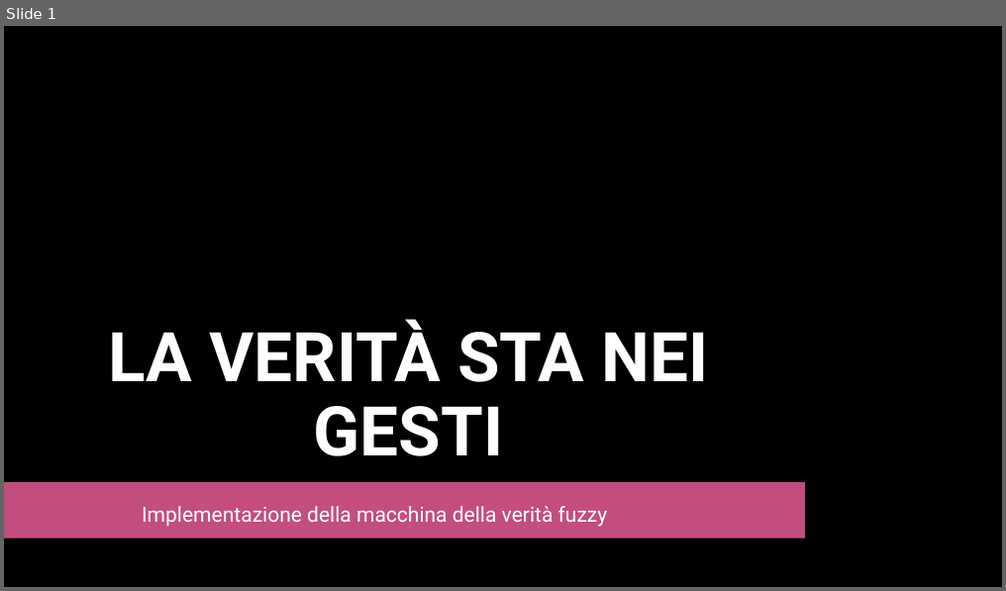
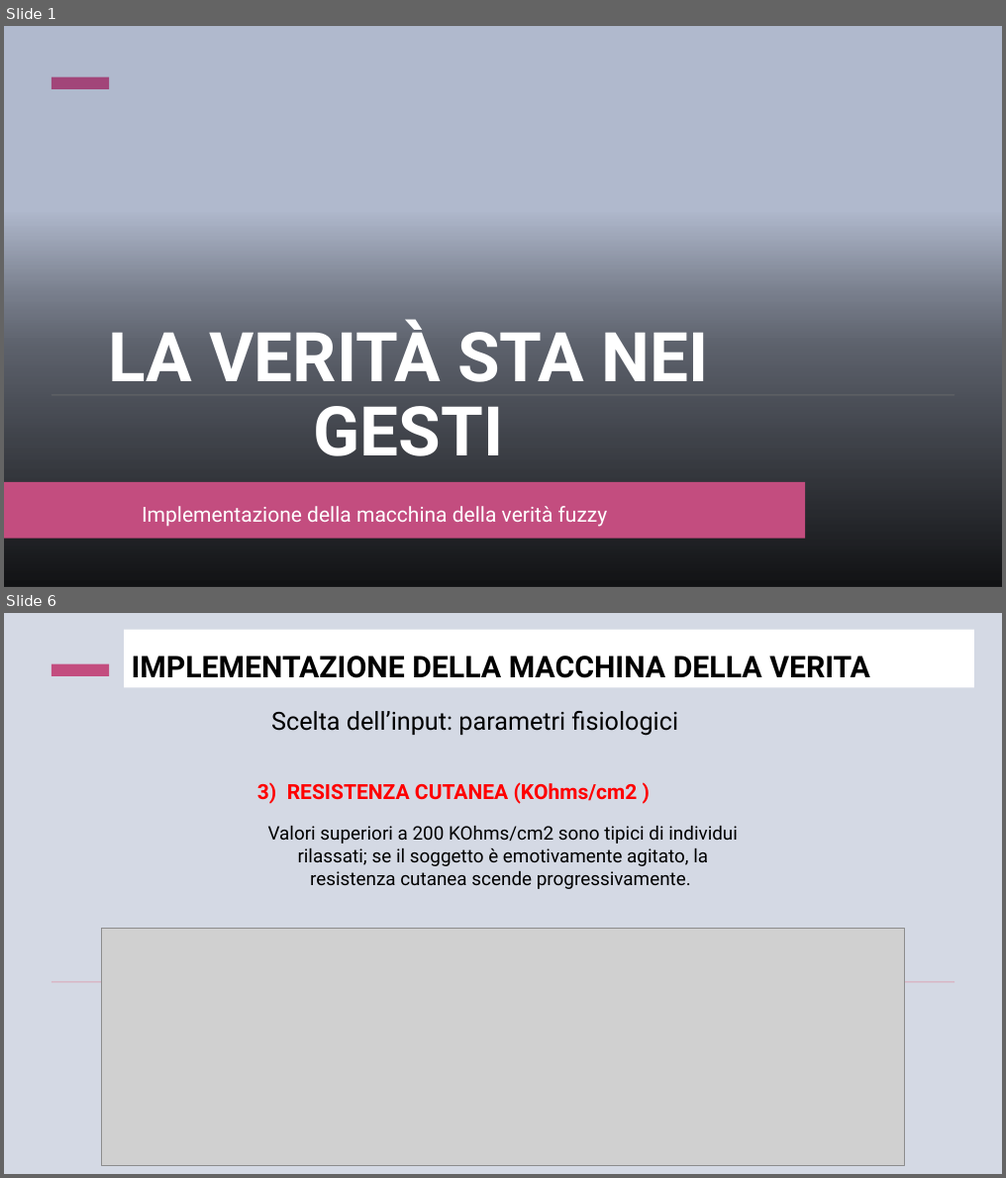
Before and after one commit to ClaudiaMarano/Progetto-Fuzzy, a slide deck: LA VERITÀ STA NEI GESTI.pptx. Shown one above the other, each under a label of ours: slide 1 before the commit, slides 1 and 6 after it; the slides between them are not shown. The pictures are 1006x591 and 1006x1178 pixels, drawn with LibreOffice and Linux fonts; fonts in the diff are those of the drawing; grey boxes stand for pictures; background and template pictures are left out. Boxes give left, top, right and bottom in pixels: in the first picture for what was removed or moved away, otherwise in the second. Text is boxed around its words. In the diff, an @@ line names an element or a change of style, - is before the commit and + after.

```diff
--- a/LA VERITÀ STA NEI GESTI.pptx
+++ b/LA VERITÀ STA NEI GESTI.pptx
@@ slide 6 added at (4,613,1002,1174), background #002060 at 17% opacity; not listed: 1 template element that a slide beside it also shows @@
@@ title added at (124,630,974,688), fill #FFFFFF, 28.8 pt, text #000000, bold @@
+IMPLEMENTAZIONE DELLA MACCHINA DELLA VERITA
@@ text added at (271,711,679,736), 24 pt, text #000000 @@
+Scelta dell’input: parametri fisiologici
@@ text added at (257,782,638,804), 20 pt, text #FF0000, bold @@
+3) RESISTENZA CUTANEA (KOhms/cm2 )
@@ text added at (268,826,738,889), 18 pt, text #000000 @@
+Valori superiori a 200 KOhms/cm2 sono tipici di individui rilassati; se il soggetto è emotivamente agitato, la resistenza cutanea scende progressivamente.
@@ picture added at (102,928,905,1166) @@
@@ rectangle added at (52,981,954,983), fill #D8B9C7 @@
@@ slide 1 changed as well @@
@@ rectangle at (4,26,1002,587): fill #000000 to #002060 at 17% opacity @@
@@ rectangle added at (52,77,109,89), fill #C34D7F @@
@@ rectangle added at (52,394,954,396), fill #FBFCFC @@
```
Also in this commit, not shown: 8 other slides changed, 3 other slides added, 1 other file.
